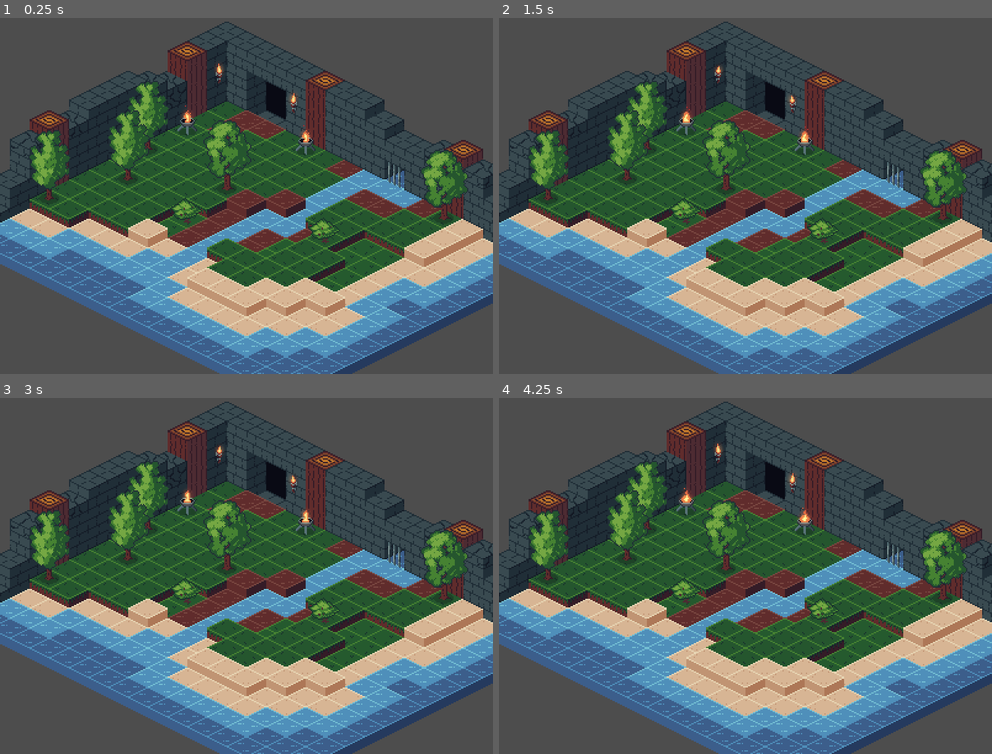
Above: before the commit, frames 1-4 (two rows, left to right).
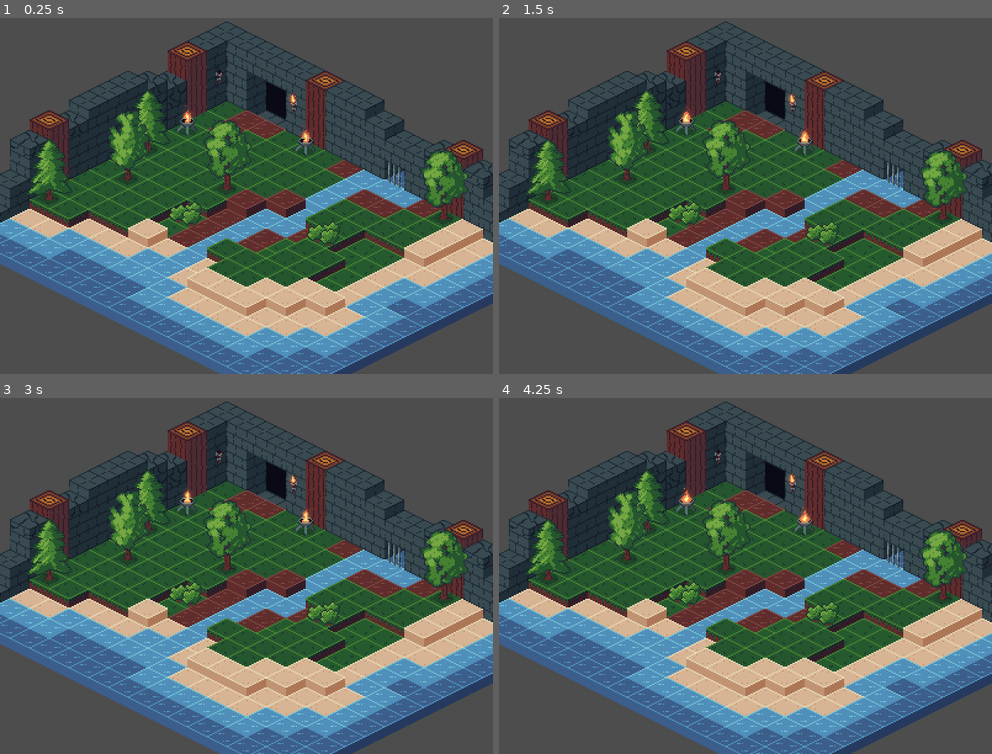
Above: after the commit, the same moments.

Repository: Paraldos/isometric
Game: Godot game, scene res://level.tscn
Same seed, same stepped clock (60 frames per second), same inputs: the game is played once before the commit and once after it.
Inputs:
- Up to frame 1 (0.25 s): no input
- Up to frame 2 (1.5 s): no input
- Up to frame 3 (3 s): no input
- Up to frame 4 (4.25 s): no input

The runs differ from the first frame. In frame 1, 2.0% of the frame differs, in the area x 5-69%, y 12-65%; in frame 2, 2.0%; in frame 3, 2.0%; in frame 4, 2.0%.

Commit message:
refined bushes

Diff:
--- a/deco/bush.tscn
+++ b/deco/bush.tscn
@@ -4,13 +4,13 @@
 [ext_resource type="Texture2D" uid="uid://chcimwqyqft7u" path="res://assets/img/Bushes-Sheet.png" id="2_x4vpy"]
 
 [node name="Bush" unique_id=723009896 instance=ExtResource("1_s2e03")]
+randomize_sprite = true
 
 [node name="GuidingBlock" parent="." index="0" unique_id=1429915701]
 position = Vector2(0, 8)
 frame = 2
 
-[node name="Sprite2D" type="Sprite2D" parent="." index="1" unique_id=101945323]
+[node name="MainSprite" parent="." index="1" unique_id=462025457]
 position = Vector2(0, -8)
 texture = ExtResource("2_x4vpy")
 hframes = 2
-frame = 1
--- a/deco/deco_template.gd
+++ b/deco/deco_template.gd
@@ -1,6 +1,17 @@
 extends Node2D
 
 @onready var guiding_block: Sprite2D = %GuidingBlock
+@onready var main_sprite: Sprite2D = $MainSprite
+@onready var main_animation_player: AnimationPlayer = %MainAnimationPlayer
+
+@export var randomize_sprite = false
+@export var animate_loop = false
 
 func _ready() -> void:
 	guiding_block.visible = false
+	if randomize_sprite:
+		main_sprite.frame = randi_range(0, main_sprite.hframes -1)
+	if main_animation_player.has_animation('loop') && animate_loop:
+		main_animation_player.play('loop')
+	elif main_animation_player.has_animation('RESET'):
+		main_animation_player.play('RESET')
--- a/deco/deco_template.tscn
+++ b/deco/deco_template.tscn
@@ -11,3 +11,9 @@
 modulate = Color(1, 1, 1, 0.30980393)
 texture = ExtResource("1_p8tip")
 vframes = 3
+
+[node name="MainSprite" type="Sprite2D" parent="." unique_id=462025457]
+
+[node name="MainAnimationPlayer" type="AnimationPlayer" parent="MainSprite" unique_id=594552204]
+unique_name_in_owner = true
+root_node = NodePath("../..")
--- a/deco/fire_bowl.gd
+++ /dev/null
@@ -1,11 +0,0 @@
-extends "res://deco/deco_template.gd"
-
-@onready var animation_player: AnimationPlayer = %AnimationPlayer
-@export var fire_on = true
-
-func _ready() -> void:
-	super()
-	if fire_on:
-		animation_player.play('fire')
-	else:
-		animation_player.play("RESET")
--- a/deco/fire_bowl.tscn
+++ b/deco/fire_bowl.tscn
@@ -2,14 +2,13 @@
 
 [ext_resource type="PackedScene" uid="uid://bisl3ua8h2vk7" path="res://deco/deco_template.tscn" id="1_tprog"]
 [ext_resource type="Texture2D" uid="uid://c7vticn0p270p" path="res://assets/img/fire_bowl-Sheet.png" id="2_hhuc4"]
-[ext_resource type="Script" uid="uid://cgxg1sb5t5bq" path="res://deco/fire_bowl.gd" id="2_u12qx"]
 
-[sub_resource type="Animation" id="Animation_hhuc4"]
+[sub_resource type="Animation" id="Animation_khiuj"]
 length = 0.001
 tracks/0/type = "value"
 tracks/0/imported = false
 tracks/0/enabled = true
-tracks/0/path = NodePath("Sprite2D:frame")
+tracks/0/path = NodePath("MainSprite:frame")
 tracks/0/interp = 1
 tracks/0/loop_wrap = true
 tracks/0/keys = {
@@ -19,14 +18,14 @@
 "values": [0]
 }
 
-[sub_resource type="Animation" id="Animation_u12qx"]
-resource_name = "fire"
+[sub_resource type="Animation" id="Animation_7ck6h"]
+resource_name = "loop"
 length = 0.6
 loop_mode = 1
 tracks/0/type = "value"
 tracks/0/imported = false
 tracks/0/enabled = true
-tracks/0/path = NodePath("Sprite2D:frame")
+tracks/0/path = NodePath("MainSprite:frame")
 tracks/0/interp = 2
 tracks/0/loop_wrap = false
 tracks/0/keys = {
@@ -36,25 +35,23 @@
 "values": [1, 5]
 }
 
-[sub_resource type="AnimationLibrary" id="AnimationLibrary_khiuj"]
+[sub_resource type="AnimationLibrary" id="AnimationLibrary_fsq5v"]
 _data = {
-&"RESET": SubResource("Animation_hhuc4"),
-&"fire": SubResource("Animation_u12qx")
+&"RESET": SubResource("Animation_khiuj"),
+&"loop": SubResource("Animation_7ck6h")
 }
 
 [node name="FireBowl" unique_id=723009896 instance=ExtResource("1_tprog")]
-script = ExtResource("2_u12qx")
-fire_on = true
+animate_loop = true
 
-[node name="AnimationPlayer" type="AnimationPlayer" parent="." index="0" unique_id=1493840186]
-unique_name_in_owner = true
-libraries/ = SubResource("AnimationLibrary_khiuj")
-
-[node name="GuidingBlock" parent="." index="1" unique_id=1429915701]
+[node name="GuidingBlock" parent="." index="0" unique_id=1429915701]
 position = Vector2(0, 8)
 frame = 2
 
-[node name="Sprite2D" type="Sprite2D" parent="." index="2" unique_id=1253503421]
+[node name="MainSprite" parent="." index="1" unique_id=462025457]
 position = Vector2(0, -8)
 texture = ExtResource("2_hhuc4")
 hframes = 6
+
+[node name="MainAnimationPlayer" parent="MainSprite" index="0" unique_id=594552204]
+libraries/ = SubResource("AnimationLibrary_fsq5v")
--- a/deco/torch.tscn
+++ b/deco/torch.tscn
@@ -3,45 +3,50 @@
 [ext_resource type="PackedScene" uid="uid://bisl3ua8h2vk7" path="res://deco/deco_template.tscn" id="1_w7myh"]
 [ext_resource type="Texture2D" uid="uid://xucmfwptf5an" path="res://assets/img/torch-Sheet.png" id="2_7qc8d"]
 
-[sub_resource type="AtlasTexture" id="AtlasTexture_7qc8d"]
-atlas = ExtResource("2_7qc8d")
-region = Rect2(64, 0, 32, 32)
+[sub_resource type="Animation" id="Animation_7qc8d"]
+length = 0.001
+tracks/0/type = "value"
+tracks/0/imported = false
+tracks/0/enabled = true
+tracks/0/path = NodePath("MainSprite:frame")
+tracks/0/interp = 1
+tracks/0/loop_wrap = true
+tracks/0/keys = {
+"times": PackedFloat32Array(0),
+"transitions": PackedFloat32Array(1),
+"update": 1,
+"values": [0]
+}
 
-[sub_resource type="AtlasTexture" id="AtlasTexture_8jlqk"]
-atlas = ExtResource("2_7qc8d")
-region = Rect2(96, 0, 32, 32)
+[sub_resource type="Animation" id="Animation_8jlqk"]
+resource_name = "loop"
+length = 0.4
+loop_mode = 1
+tracks/0/type = "value"
+tracks/0/imported = false
+tracks/0/enabled = true
+tracks/0/path = NodePath("MainSprite:frame")
+tracks/0/interp = 2
+tracks/0/loop_wrap = false
+tracks/0/keys = {
+"times": PackedFloat32Array(0, 0.4),
+"transitions": PackedFloat32Array(1, 1),
+"update": 0,
+"values": [1, 4]
+}
 
-[sub_resource type="AtlasTexture" id="AtlasTexture_jjnhj"]
-atlas = ExtResource("2_7qc8d")
-region = Rect2(128, 0, 32, 32)
-
-[sub_resource type="AtlasTexture" id="AtlasTexture_rprmt"]
-atlas = ExtResource("2_7qc8d")
-region = Rect2(32, 0, 32, 32)
-
-[sub_resource type="SpriteFrames" id="SpriteFrames_a3a5r"]
-animations = [{
-"frames": [{
-"duration": 1.0,
-"texture": SubResource("AtlasTexture_7qc8d")
-}, {
-"duration": 1.0,
-"texture": SubResource("AtlasTexture_8jlqk")
-}, {
-"duration": 1.0,
-"texture": SubResource("AtlasTexture_jjnhj")
-}, {
-"duration": 1.0,
-"texture": SubResource("AtlasTexture_rprmt")
-}],
-"loop": true,
-"name": &"default",
-"speed": 8.0
-}]
+[sub_resource type="AnimationLibrary" id="AnimationLibrary_jjnhj"]
+_data = {
+&"RESET": SubResource("Animation_7qc8d"),
+&"loop": SubResource("Animation_8jlqk")
+}
 
 [node name="Torch" unique_id=723009896 instance=ExtResource("1_w7myh")]
+animate_loop = true
 
-[node name="AnimatedSprite2D" type="AnimatedSprite2D" parent="." index="1" unique_id=349505944]
-sprite_frames = SubResource("SpriteFrames_a3a5r")
-autoplay = "default"
-frame_progress = 0.93999624
+[node name="MainSprite" parent="." index="1" unique_id=462025457]
+texture = ExtResource("2_7qc8d")
+hframes = 5
+
+[node name="MainAnimationPlayer" parent="MainSprite" index="0" unique_id=594552204]
+libraries/ = SubResource("AnimationLibrary_jjnhj")
--- a/deco/tree.gd
+++ /dev/null
@@ -1,7 +0,0 @@
-extends "res://deco/deco_template.gd"
-
-@onready var sprite_2d: Sprite2D = $Sprite2D
-
-func _ready() -> void:
-	super()
-	sprite_2d.frame = randi_range(0, sprite_2d.hframes -1)
--- a/deco/tree.tscn
+++ b/deco/tree.tscn
@@ -2,17 +2,15 @@
 
 [ext_resource type="PackedScene" uid="uid://bisl3ua8h2vk7" path="res://deco/deco_template.tscn" id="1_d1oxj"]
 [ext_resource type="Texture2D" uid="uid://bipucw6qastdl" path="res://assets/img/trees-Sheet.png" id="2_hf208"]
-[ext_resource type="Script" uid="uid://sx2dm2woxy7n" path="res://deco/tree.gd" id="2_u6jan"]
 
 [node name="Tree" unique_id=723009896 instance=ExtResource("1_d1oxj")]
-script = ExtResource("2_u6jan")
+randomize_sprite = true
 
 [node name="GuidingBlock" parent="." index="0" unique_id=1429915701]
 position = Vector2(0, 8)
 frame = 2
 
-[node name="Sprite2D" type="Sprite2D" parent="." index="1" unique_id=2082974432]
+[node name="MainSprite" parent="." index="1" unique_id=462025457]
 position = Vector2(0, -24)
 texture = ExtResource("2_hf208")
 hframes = 3
-frame = 1
--- a/level.tscn
+++ b/level.tscn
@@ -38,6 +38,7 @@
 
 [node name="Torch" parent="Node2D" unique_id=723009896 instance=ExtResource("2_oi3di")]
 position = Vector2(160, -8)
+animate_loop = false
 
 [node name="Torch2" parent="Node2D" unique_id=876988437 instance=ExtResource("2_oi3di")]
 position = Vector2(240, 16)
--- a/project.godot
+++ b/project.godot
@@ -22,7 +22,6 @@
 window/size/window_width_override=1600
 window/size/window_height_override=1200
 window/stretch/mode="viewport"
-window/stretch/aspect="expand"
 
 [physics]
 
Binary file changed: assets/img/Bushes-Sheet.png
Binary file changed: assets/img/Bushes.aseprite
Not shown, removed: deco/fire_bowl.gd.uid
Not shown, removed: deco/tree.gd.uid
